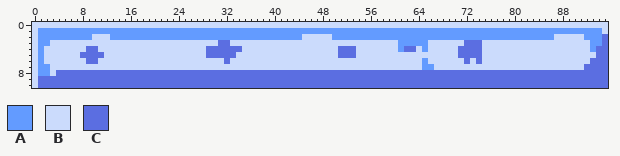
One commit to this pixel-art file: Aseprite/Platform.aseprite. This is how it looked before the edit.
96x11 pixels, 1 frame.
Palette (. is transparent): A #639bff  B #cbdbfc  C #5b6ee1
Pixels before, first column x 0:
 0 BBBBBBBBBBBBBBBBBBBBBBBBBBBBBBBBBBBBBBBBBBBBBBBBBBBBBBBBBBBBBBBBBBBBBBBBBBBBBBBBBBBBBBBBBBBBBBBB
 1 BAAAAAAAAAAAAAAAAAAAAAAAAAAAAAAAAAAAAAAAAAAAAAAAAAAAAAAAAAAAAAAAAAAAAAAAAAAAAAAAAAAAAAAAAAAAAAAB
 2 BAAAAAAAAABBBAAAAAAAAAAAAAAAAAAAAAAAAAAAAAAAABBBBBAAAAAAAAAAAAAAAAAAAAAAAAAAAAAAAAAAAAABBBBBAAAC
 3 BAABBBBBBBBBBBBBBBBBBBBBBBBBBBBCCBBBBBBBBBBBBBBBBBBBBBBBBBBBBAAAAABBBBBBCCCBBBBBBBBBBBBBBBBBBAAC
 4 BABBBBBBBCCBBBBBBBBBBBBBBBBBBCCCCCCBBBBBBBBBBBBBBBBCCCBBBBBBBACCBABBBBBCCCCBBBBBBBBBBBBBBBBBBACC
 5 BABBBBBBCCCCBBBBBBBBBBBBBBBBBCCCCCBBBBBBBBBBBBBBBBBCCCBBBBBBBBBBBBBBBBBCCCCBBBBBBBBBBBBBBBBBBBCC
 6 BABBBBBBBCCBBBBBBBBBBBBBBBBBBBBBCBBBBBBBBBBBBBBBBBBBBBBBBBBBBBBBBABBBBBBCBCBBBBBBBBBBBBBBBBBBCCC
 7 BAABBBBBBBBBBBBBBBBBBBBBBBBBBBBBBBBBBBBBBBBBBBBBBBBBBBBBBBBBBBBBBAABBBBBBBBBBBBBBBBBBBBBBBBBCCCC
 8 BAABCCCCCCCCCCCCCCCCCCCCCCCCCCCCCCCCCCCCCCCCCCCCCCCCCCCCCCCCCCCCCCCCCCCCCCCCCCCCCCCCCCCCCCCCCCCC
 9 BCCCCCCCCCCCCCCCCCCCCCCCCCCCCCCCCCCCCCCCCCCCCCCCCCCCCCCCCCCCCCCCCCCCCCCCCCCCCCCCCCCCCCCCCCCCCCCC
10 BCCCCCCCCCCCCCCCCCCCCCCCCCCCCCCCCCCCCCCCCCCCCCCCCCCCCCCCCCCCCCCCCCCCCCCCCCCCCCCCCCCCCCCCCCCCCCCC
Once edited:
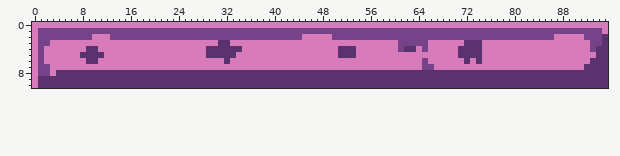
The exact change:
colour A: #639bff -> #76428a
colour B: #cbdbfc -> #d77bba
colour C: #5b6ee1 -> #5a336e
Pixel boxes of the changes (left, top, right, bottom) in both pictures:
changed: (32, 22, 608, 88)
